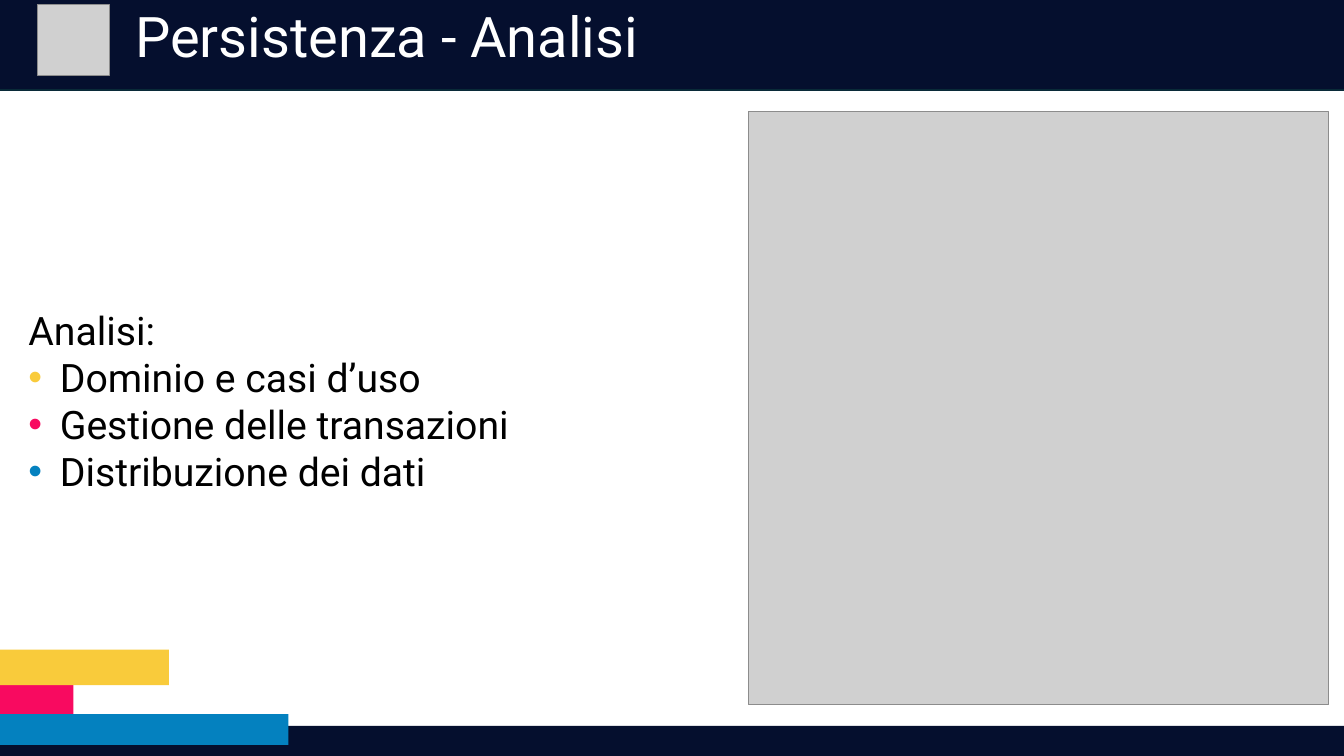
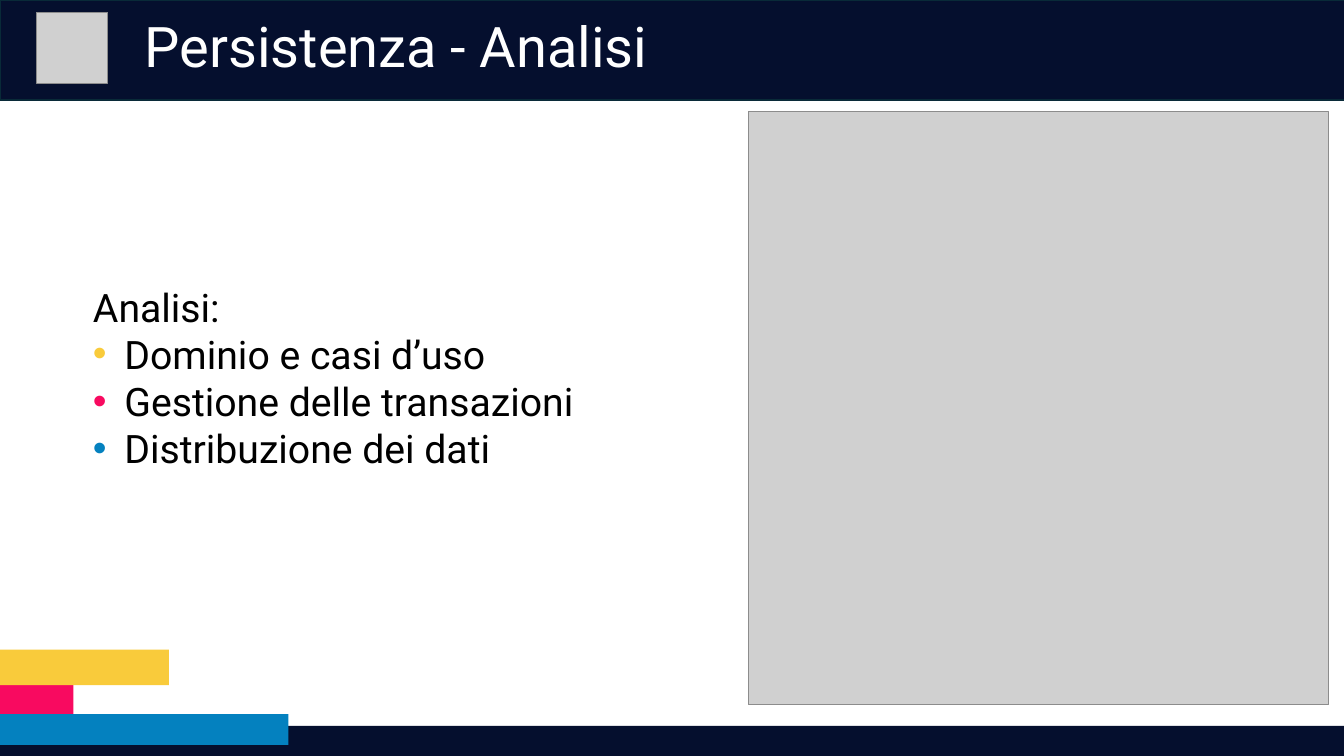
Before and after one commit to RedDuality/Tesi, a slide deck: slide 5 of Presentazione.pptx. Drawn at 1344x756 pixels with LibreOffice and Linux fonts; fonts in the diff are those of the drawing; grey boxes stand for pictures. Boxes give left, top, right and bottom in pixels: in the first picture for what was removed or moved away, otherwise in the second. Text is boxed around its words. In the diff, an @@ line names an element or a change of style, - is before the commit and + after.

```diff
--- a/Presentazione.pptx
+++ b/Presentazione.pptx
@@ rectangle: place and size @@
-rectangle at box(0, 0, 1344, 91)
+rectangle at box(0, 0, 1344, 100)
@@ picture: place and size @@
-picture at box(38, 4, 110, 75)
+picture at box(36, 12, 108, 83)
@@ text "Persistenza - Analisi": place and size @@
-text "Persistenza - Analisi" at box(135, 15, 637, 58)
+text "Persistenza - Analisi" at box(145, 25, 647, 68)
@@ text "Analisi:": place and size @@
-text "Analisi:" at box(28, 315, 509, 487)
+text "Analisi:" at box(93, 292, 573, 464)
```
Also in this commit, not shown: 16 other slides changed, 8 other files.
